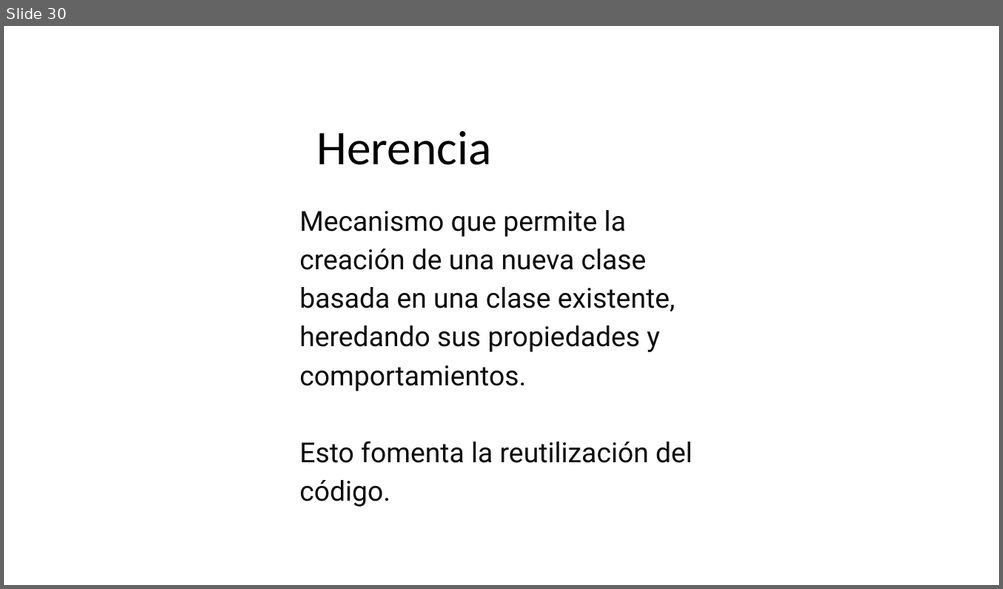
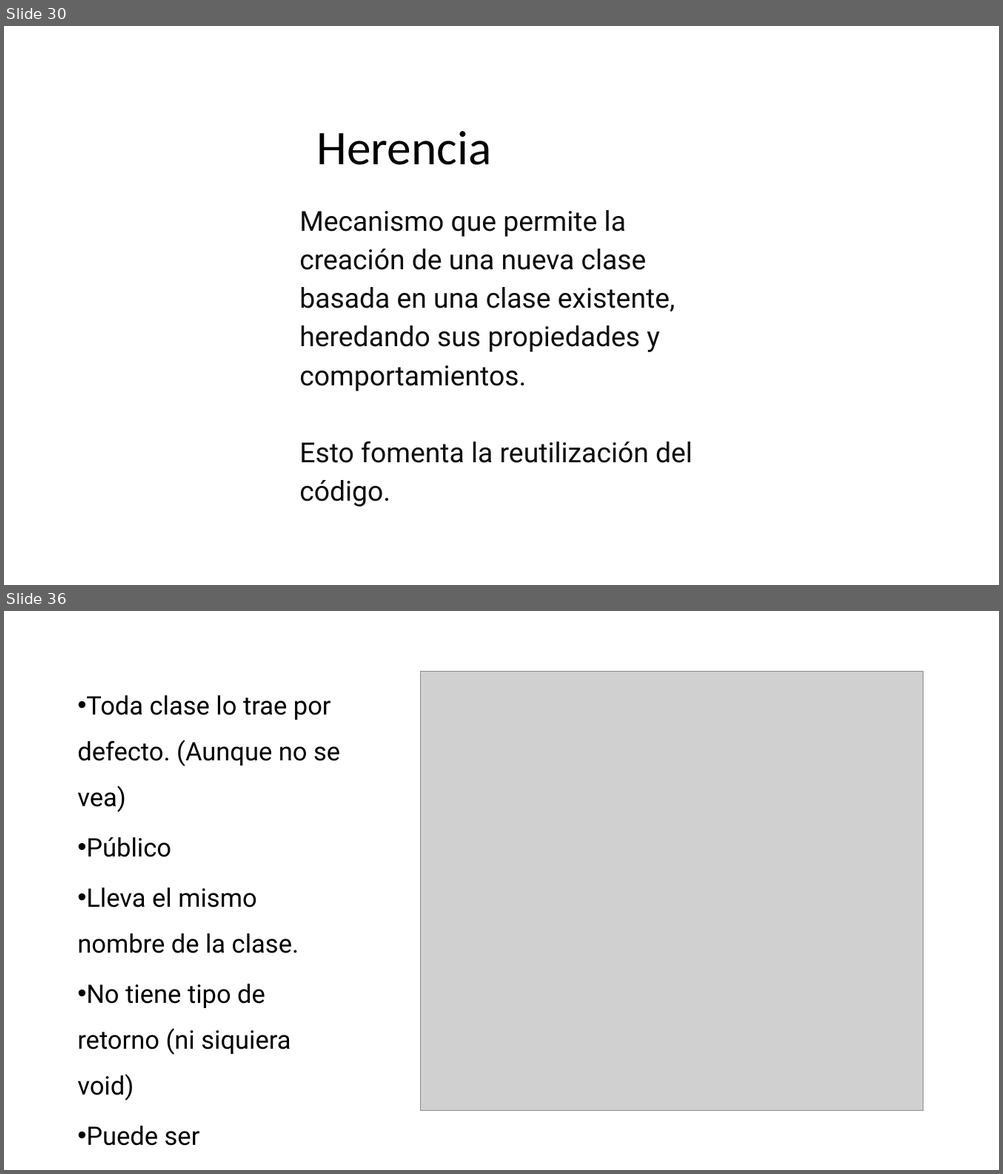
Before and after one commit to JuanRos1984/PresentacionAPP_POO, a slide deck: Presentacion POO APP.pptx. Shown one above the other, each under a label of ours: slide 30 before the commit, slides 30 and 36 after it; the slides between them are not shown. The pictures are 1003x589 and 1003x1174 pixels, drawn with LibreOffice and Linux fonts; fonts in the diff are those of the drawing; grey boxes stand for pictures. Boxes give left, top, right and bottom in pixels: in the first picture for what was removed or moved away, otherwise in the second. Text is boxed around its words. In the diff, an @@ line names an element or a change of style, - is before the commit and + after.

```diff
--- a/Presentacion POO APP.pptx
+++ b/Presentacion POO APP.pptx
@@ slide 36 added at (4, 611, 999, 1170), background #FFFFFF @@
@@ picture added at (421, 672, 922, 1111) @@
@@ text added at (77, 695, 340, 1146), 37 pt, text #000000 @@
+• Toda clase lo trae por defecto. (Aunque no se vea)
+• Público
+• Lleva el mismo nombre de la clase.
+• No tiene tipo de retorno (ni siquiera void)
+• Puede ser sobrecargado
```
Also in this commit, not shown: 1 slide changed, 8 other slides added, 14 slides removed, 28 other files.
